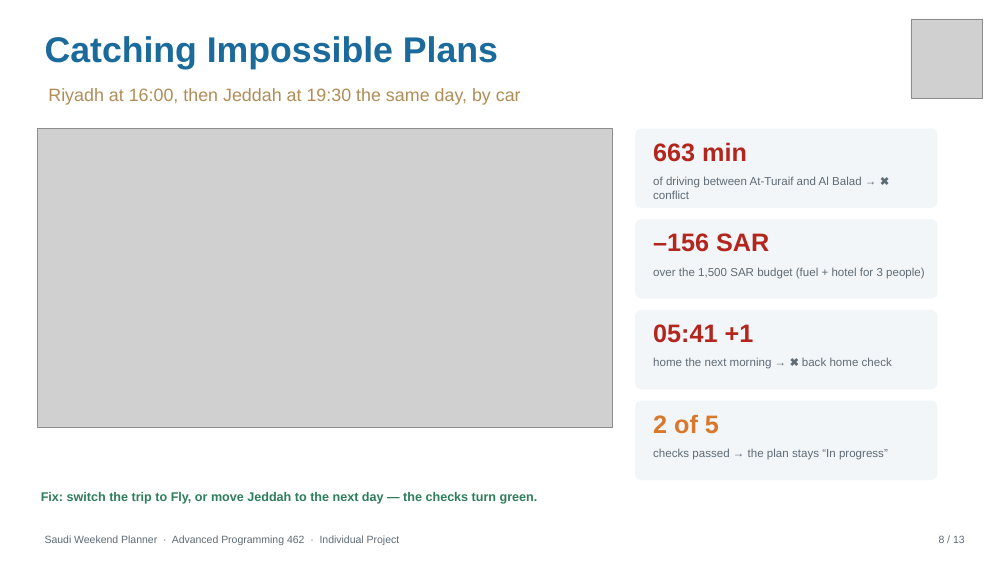
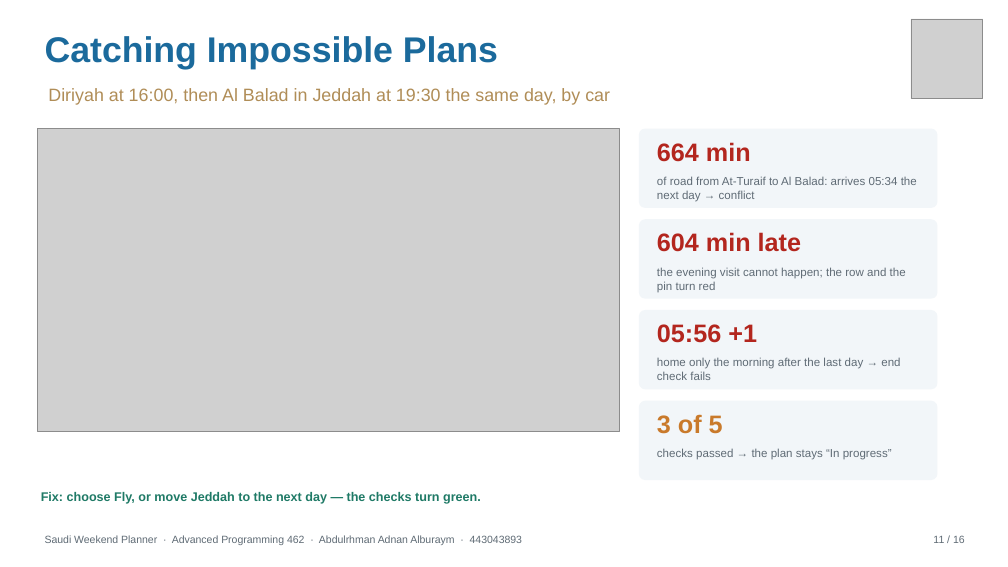
Before and after one commit to abdulrhmanalbream/saudi-weekend-plans, a slide deck: slide 11 of docs/Saudi_Weekend_Planner_Presentation.pptx (slide 8 before the commit). Drawn at 1008x567 pixels with LibreOffice and Linux fonts; fonts in the diff are those of the drawing; grey boxes stand for pictures. Boxes give left, top, right and bottom in pixels: in the first picture for what was removed or moved away, otherwise in the second. Text is boxed around its words. In the diff, an @@ line names an element or a change of style, - is before the commit and + after.

Commit message:
Update README, presentation, report and screenshots for the final version

```diff
--- a/docs/Saudi_Weekend_Planner_Presentation.pptx
+++ b/docs/Saudi_Weekend_Planner_Presentation.pptx
@@ text at [48,88,610,105]: text changed @@
-Riyadh at 16:00, then Jeddah at 19:30 the same day, by car
+Diriyah at 16:00, then Al Balad in Jeddah at 19:30 the same day, by car
@@ picture: place and size @@
-picture at [38,129,613,428]
+picture at [38,129,620,432]
@@ rounded rectangle: place and size @@
-rounded rectangle at [635,129,938,208]
+rounded rectangle at [639,129,938,208]
@@ text at [657,142,751,162]: text changed @@
-663 min
+664 min
@@ text at [657,176,917,202]: text changed @@
-of driving between At-Turaif and Al Balad → ✖ conflict
+of road from At-Turaif to Al Balad: arrives 05:34 the next day → conflict
@@ rounded rectangle: place and size @@
-rounded rectangle at [635,219,938,299]
+rounded rectangle at [639,219,938,299]
@@ text at [657,232,801,252]: text changed @@
-–156 SAR
+604 min late
@@ text at [657,267,906,292]: text changed @@
-over the 1,500 SAR budget (fuel + hotel for 3 people)
+the evening visit cannot happen; the row and the pin turn red
@@ rounded rectangle: place and size @@
-rounded rectangle at [635,310,938,389]
+rounded rectangle at [639,310,938,389]
@@ text at [657,324,757,343]: text changed @@
-05:41 +1
+05:56 +1
@@ text at [657,357,900,380]: text changed @@
-home the next morning → ✖ back home check
+home only the morning after the last day → end check fails
@@ rounded rectangle: place and size @@
-rounded rectangle at [635,401,938,480]
+rounded rectangle at [639,401,938,480]
@@ text at [657,414,723,434]: text changed; text colour #D9772B to #C97A2B @@
-2 of 5
+3 of 5
@@ text "checks passed → the plan ...": place and size @@
-text "checks passed → the plan ..." at [653,448,888,460]
+text "checks passed → the plan ..." at [657,448,892,460]
@@ text at [41,492,481,504]: text changed; text colour #2E7D5B to #1F7A66 @@
-Fix: switch the trip to Fly, or move Jeddah to the next day — the checks turn green.
+Fix: choose Fly, or move Jeddah to the next day — the checks turn green.
@@ text at [45,535,522,545]: text changed @@
-Saudi Weekend Planner · Advanced Programming 462 · Individual Project
+Saudi Weekend Planner · Advanced Programming 462 · Abdulrhman Adnan Alburaym · 443043893
@@ text at [933,535,965,543]: text changed @@
-8 / 13
+11 / 16
```
Also in this commit, not shown: 9 other slides changed, 6 slides added, 3 slides removed, 17 other files.
